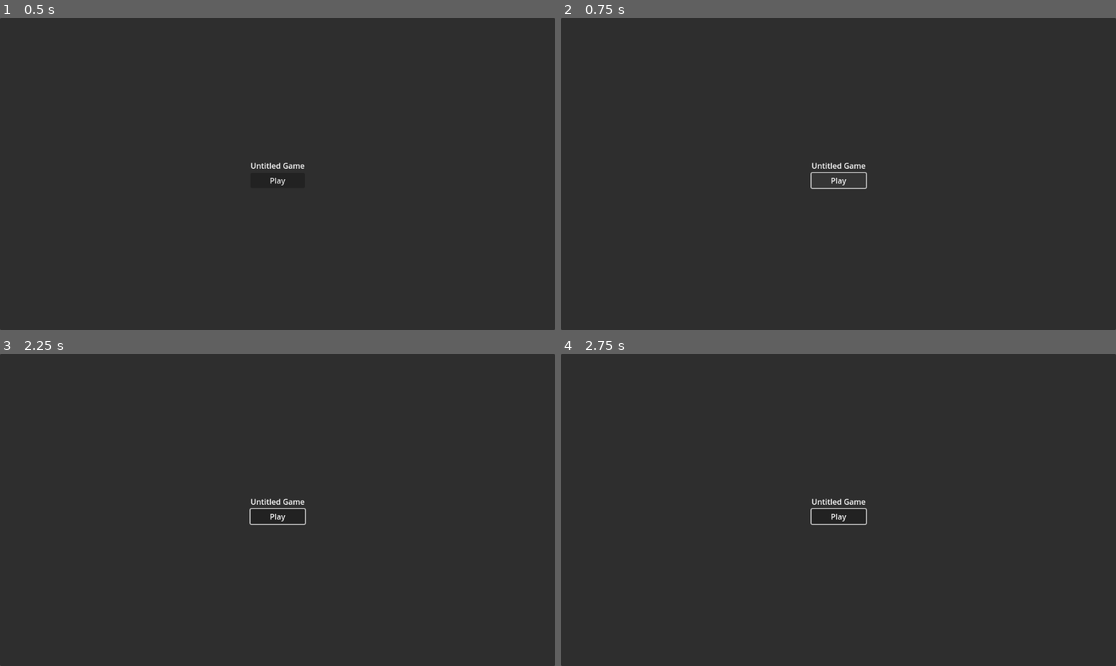
Above: before the commit, frames 1-4 (two rows, left to right).
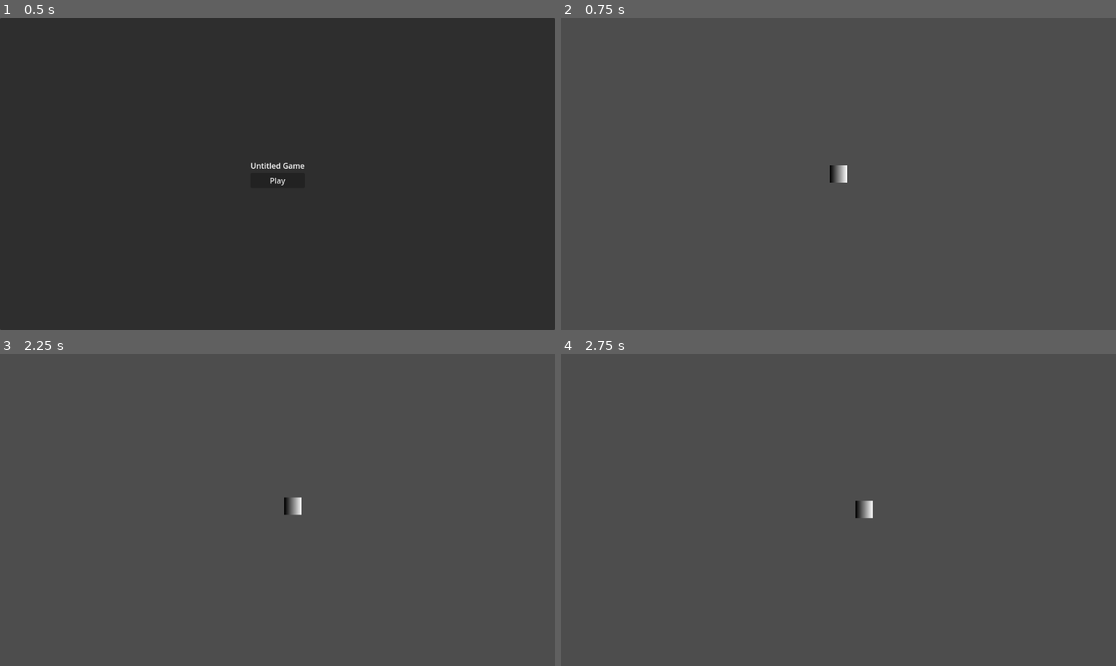
Above: after the commit, the same moments.

Repository: jollyroger182/clocked-in
Game: Godot game, scene res://scenes/menu/menu.tscn
Two runs of this game, one before a commit and one after it. Both use one fixed random seed, a clock stepped at 60 frames per second and the inputs below.
Inputs (mouse positions are in pixels of both pictures, inside the frame that each line leads up to):
- Up to frame 1 (0.5 s): no input
- Up to frame 2 (0.75 s): click "Play" at 0.5 s
- Up to frame 3 (2.25 s): click (277, 516) at 1.25 s, where only the run before the commit has a clickable "Play"; tap Enter (ui_accept) at 2 s; move the mouse to (399, 494) at 2.02 s; hold D (right) from 2.03 s (still down); tap W (front) at 2.1 s; click (399, 494) at 2.17 s
- Up to frame 4 (2.75 s): keep holding D (right); tap Enter (ui_accept) at 2.27 s

Frame 1 is identical in both runs. In frame 2, 100% of the frame differs, in the area x 0-100%, y 0-100%; in frame 3, 100%; in frame 4, 100%.

Commit message:
add scene manager and main menu logic

Diff:
--- /dev/null
+++ b/autoloads/scene_manager.gd
@@ -0,0 +1,13 @@
+extends Node
+
+const SCENES = {
+	"game": "res://scenes/game/game.tscn",
+	"menu": "res://scenes/menu/menu.tscn"
+}
+
+
+func change_scene(to: String):
+	if SCENES.has(to):
+		get_tree().change_scene_to_file(SCENES[to])
+	else:
+		print("failed to change to nonexistant theme")
--- a/project.godot
+++ b/project.godot
@@ -14,6 +14,10 @@
 run/main_scene="uid://8kkdfh358w87"
 config/features=PackedStringArray("4.5", "Forward Plus")
 config/icon="res://icon.svg"
+
+[autoload]
+
+SceneManager="*res://autoloads/scene_manager.gd"
 
 [dotnet]
 
--- /dev/null
+++ b/scenes/menu/menu.gd
@@ -0,0 +1,5 @@
+extends Panel
+
+
+func _on_play_pressed() -> void:
+	SceneManager.change_scene("game")
--- a/scenes/menu/menu.tscn
+++ b/scenes/menu/menu.tscn
@@ -1,4 +1,6 @@
-[gd_scene format=3 uid="uid://8kkdfh358w87"]
+[gd_scene load_steps=2 format=3 uid="uid://8kkdfh358w87"]
+
+[ext_resource type="Script" uid="uid://dmg0jtf00rb6r" path="res://scenes/menu/menu.gd" id="1_klgdb"]
 
 [node name="Menu" type="Panel"]
 anchors_preset = 15
@@ -6,6 +8,7 @@
 anchor_bottom = 1.0
 grow_horizontal = 2
 grow_vertical = 2
+script = ExtResource("1_klgdb")
 
 [node name="VBoxContainer" type="VBoxContainer" parent="."]
 layout_mode = 1
@@ -17,10 +20,12 @@
 grow_horizontal = 2
 grow_vertical = 2
 
-[node name="Label" type="Label" parent="VBoxContainer"]
+[node name="Title" type="Label" parent="VBoxContainer"]
 layout_mode = 2
 text = "Untitled Game"
 
-[node name="Button" type="Button" parent="VBoxContainer"]
+[node name="Play" type="Button" parent="VBoxContainer"]
 layout_mode = 2
 text = "Play"
+
+[connection signal="pressed" from="VBoxContainer/Play" to="." method="_on_play_pressed"]
Not shown, added: autoloads/scene_manager.gd.uid
Not shown, added: scenes/menu/menu.gd.uid
